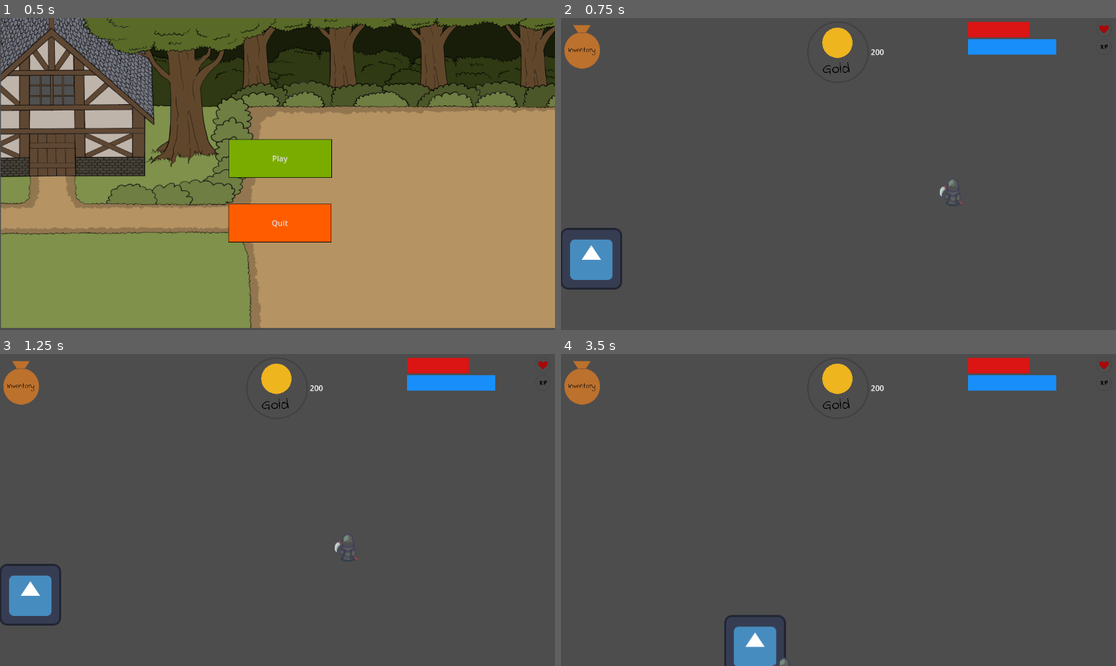
Above: before the commit, frames 1-4 (two rows, left to right).
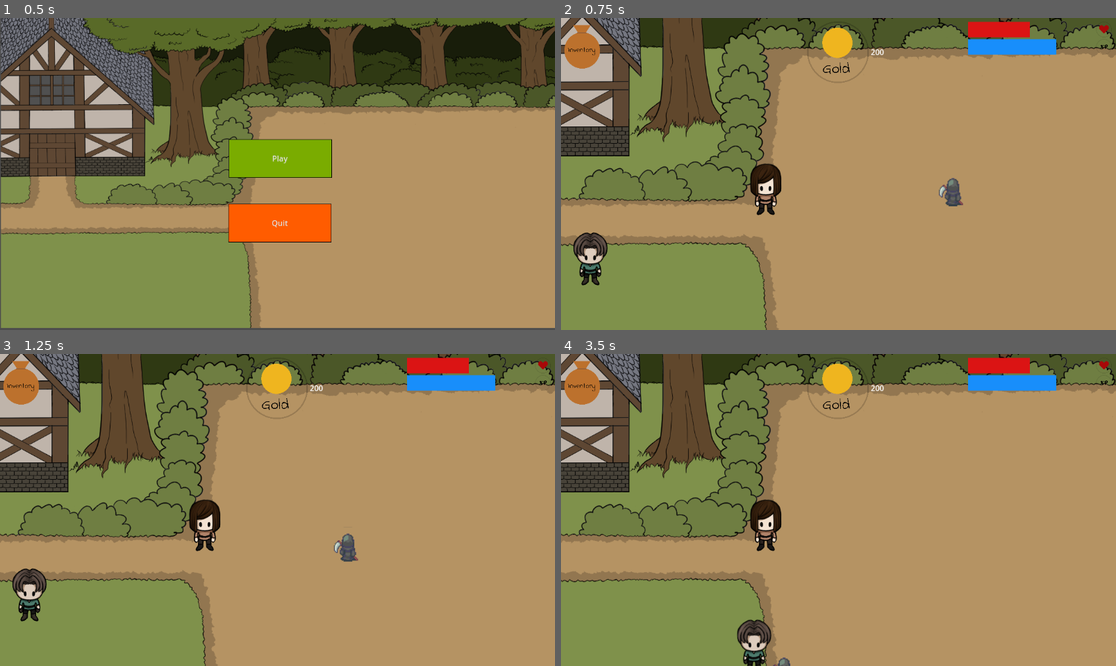
Above: after the commit, the same moments.

Repository: hapsal/igdt-g16
Game: Godot game, scene res://scenes/main.tscn
The game is run twice, just before and just after one commit, with the same random seed, the same clock (stepped at 60 frames per second) and the same inputs. The engine's default icon, where the game draws it, is replaced by a stand-in: a white triangle on a blue panel in a dark square.
Inputs (mouse positions are in pixels of both pictures, inside the frame that each line leads up to):
- Up to frame 1 (0.5 s): no input
- Up to frame 2 (0.75 s): click "Play" at 0.5 s
- Up to frame 3 (1.25 s): no input
- Up to frame 4 (3.5 s): click (583, 378) at 1.25 s; hold Right (ui_right) 2.03-2.78 s; tap E (Interact, bound only after the commit) at 2.1, 2.85 s; hold Down (ui_down) from 2.78 s (still down)

Frame 1 is identical in both runs. In frame 2, 96% of the frame differs, in the area x 0-100%, y 0-100%; in frame 3, 96%; in frame 4, 96%.

Commit message:
feat: interaction for prototype

Diff:
--- /dev/null
+++ b/Scripts/NPC.gd
@@ -0,0 +1,23 @@
+extends Area2D
+
+var active = false
+# Called when the node enters the scene tree for the first time.
+func _ready():
+	body_entered.connect(_on_NPC_body_entered)
+	body_exited.connect(_on_NPC_body_exited)
+	pass # Replace with function body.
+
+func _on_NPC_body_entered(body):
+		active = true
+
+
+
+func _on_NPC_body_exited(body):
+		active = false
+
+# Called every frame. 'delta' is the elapsed time since the previous frame.
+func _process(delta):
+	$Indicator.visible = active
+	if active == true && Input.is_action_just_pressed("Interact") == true:
+		print("interact")
+	pass
--- /dev/null
+++ b/Scripts/npc.tscn
@@ -0,0 +1,21 @@
+[gd_scene load_steps=4 format=3 uid="uid://w08lkol856os"]
+
+[ext_resource type="Texture2D" uid="uid://5v2biec17psi" path="res://addons/icon.svg" id="1_5llk5"]
+[ext_resource type="Script" path="res://Scripts/NPC.gd" id="1_avkc1"]
+
+[sub_resource type="CircleShape2D" id="CircleShape2D_3nitl"]
+radius = 183.098
+
+[node name="NPC" type="Area2D"]
+script = ExtResource("1_avkc1")
+
+[node name="Sprite2D" type="Sprite2D" parent="."]
+texture = ExtResource("1_5llk5")
+
+[node name="CollisionShape2D" type="CollisionShape2D" parent="."]
+shape = SubResource("CircleShape2D_3nitl")
+
+[node name="Indicator" type="Sprite2D" parent="."]
+position = Vector2(-1, -115)
+scale = Vector2(0.40625, 0.40625)
+texture = ExtResource("1_5llk5")
--- a/project.godot
+++ b/project.godot
@@ -18,3 +18,11 @@
 [dotnet]
 
 project/assembly_name="igdt-g16"
+
+[input]
+
+Interact={
+"deadzone": 0.5,
+"events": [Object(InputEventKey,"resource_local_to_scene":false,"resource_name":"","device":-1,"window_id":0,"alt_pressed":false,"shift_pressed":false,"ctrl_pressed":false,"meta_pressed":false,"pressed":false,"keycode":0,"physical_keycode":69,"key_label":0,"unicode":101,"echo":false,"script":null)
+]
+}
--- /dev/null
+++ b/scenes/npc.tscn
@@ -0,0 +1,22 @@
+[gd_scene load_steps=5 format=3 uid="uid://c6otn162ksfrl"]
+
+[ext_resource type="Script" path="res://Scripts/NPC.gd" id="1_vevgr"]
+[ext_resource type="Texture2D" uid="uid://dbqlhbybbo70y" path="res://art/npc1_front.png" id="2_bpnd4"]
+[ext_resource type="Texture2D" uid="uid://bs6houjtbiryt" path="res://ui/Group 7.png" id="3_c2v6y"]
+
+[sub_resource type="CircleShape2D" id="CircleShape2D_3nitl"]
+radius = 183.098
+
+[node name="NPC" type="Area2D"]
+script = ExtResource("1_vevgr")
+
+[node name="Sprite2D" type="Sprite2D" parent="."]
+texture = ExtResource("2_bpnd4")
+
+[node name="CollisionShape2D" type="CollisionShape2D" parent="."]
+shape = SubResource("CircleShape2D_3nitl")
+
+[node name="Indicator" type="Sprite2D" parent="."]
+position = Vector2(-1, -115)
+scale = Vector2(0.40625, 0.40625)
+texture = ExtResource("3_c2v6y")
--- a/scenes/player.tscn
+++ b/scenes/player.tscn
@@ -1,7 +1,7 @@
 [gd_scene load_steps=4 format=3 uid="uid://b72s2ywpxk7mo"]
 
 [ext_resource type="Script" path="res://Scripts/player.gd" id="1_sx357"]
-[ext_resource type="Texture2D" uid="uid://5v2biec17psi" path="res://addons/icon.svg" id="2_vd547"]
+[ext_resource type="Texture2D" uid="uid://bqld5enaykca7" path="res://art/player_character_front.png" id="2_lf4fy"]
 
 [sub_resource type="RectangleShape2D" id="RectangleShape2D_ysnty"]
 size = Vector2(93, 95)
@@ -17,4 +17,4 @@
 
 [node name="Sprite2D" type="Sprite2D" parent="."]
 position = Vector2(-3, 5)
-texture = ExtResource("2_vd547")
+texture = ExtResource("2_lf4fy")
--- a/scenes/ui.tscn
+++ b/scenes/ui.tscn
@@ -1,13 +1,15 @@
-[gd_scene load_steps=9 format=3 uid="uid://cy0tytgbep4mh"]
+[gd_scene load_steps=11 format=3 uid="uid://cy0tytgbep4mh"]
 
 [ext_resource type="Texture2D" uid="uid://bupsarrqdy8mc" path="res://ui/Group 2 (2).png" id="1_omugl"]
 [ext_resource type="Texture2D" uid="uid://3gqop5bw8q8g" path="res://ui/Rectangle 2.svg" id="2_5n04g"]
+[ext_resource type="Texture2D" uid="uid://c0wqcxsqi821v" path="res://art/map.png" id="2_48nip"]
 [ext_resource type="Texture2D" uid="uid://bhax4jk6yephl" path="res://ui/Group 6 (1).svg" id="3_a0cff"]
 [ext_resource type="Texture2D" uid="uid://b800vj58cq2rd" path="res://ui/Rectangle 3.svg" id="4_knr4i"]
 [ext_resource type="Texture2D" uid="uid://conavj77m8ea6" path="res://ui/Group 4.svg" id="5_kbvku"]
 [ext_resource type="Texture2D" uid="uid://drkxp5wtef2e7" path="res://ui/Group 1.svg" id="6_hnppx"]
 [ext_resource type="PackedScene" uid="uid://b72s2ywpxk7mo" path="res://scenes/player.tscn" id="7_gf4sa"]
 [ext_resource type="PackedScene" uid="uid://t0dfpbn1qwws" path="res://scenes/enemy.tscn" id="8_ys7hp"]
+[ext_resource type="PackedScene" uid="uid://c6otn162ksfrl" path="res://scenes/npc.tscn" id="9_c2dxo"]
 
 [node name="UI" type="Control"]
 layout_mode = 3
@@ -18,6 +20,12 @@
 offset_bottom = -399.816
 grow_horizontal = 2
 grow_vertical = 2
+
+[node name="map" type="Node2D" parent="."]
+
+[node name="Sprite2D" type="Sprite2D" parent="map"]
+position = Vector2(502, 278)
+texture = ExtResource("2_48nip")
 
 [node name="InventoryButton" type="TextureButton" parent="."]
 layout_mode = 1
@@ -98,3 +106,6 @@
 
 [node name="enemy" parent="." instance=ExtResource("8_ys7hp")]
 position = Vector2(722, 204)
+
+[node name="NPC" parent="." instance=ExtResource("9_c2dxo")]
+position = Vector2(427, 355)
Binary file added: ui/Group 7.png
Not shown, added: ui/Group 7.png.import
